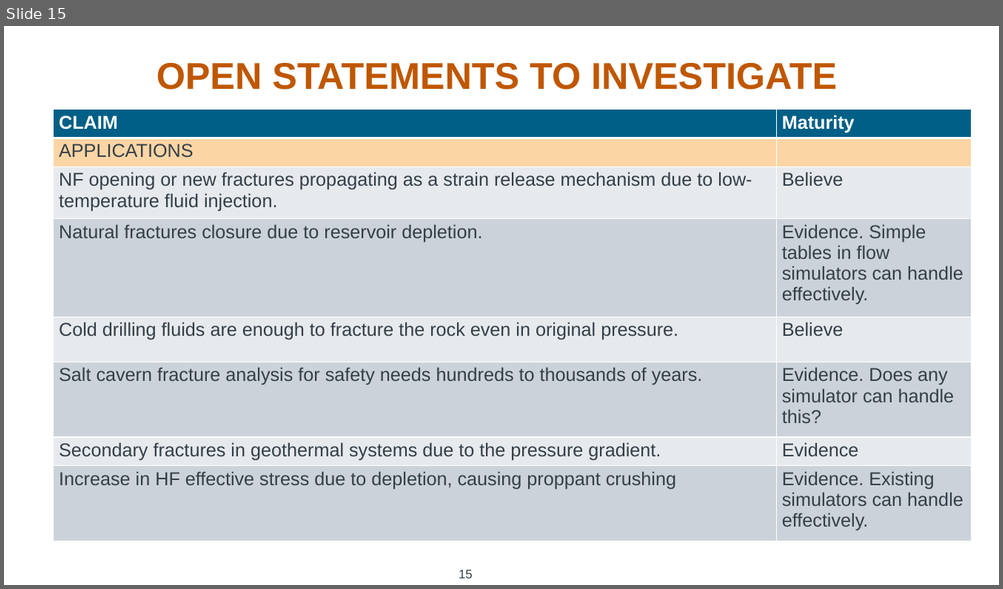
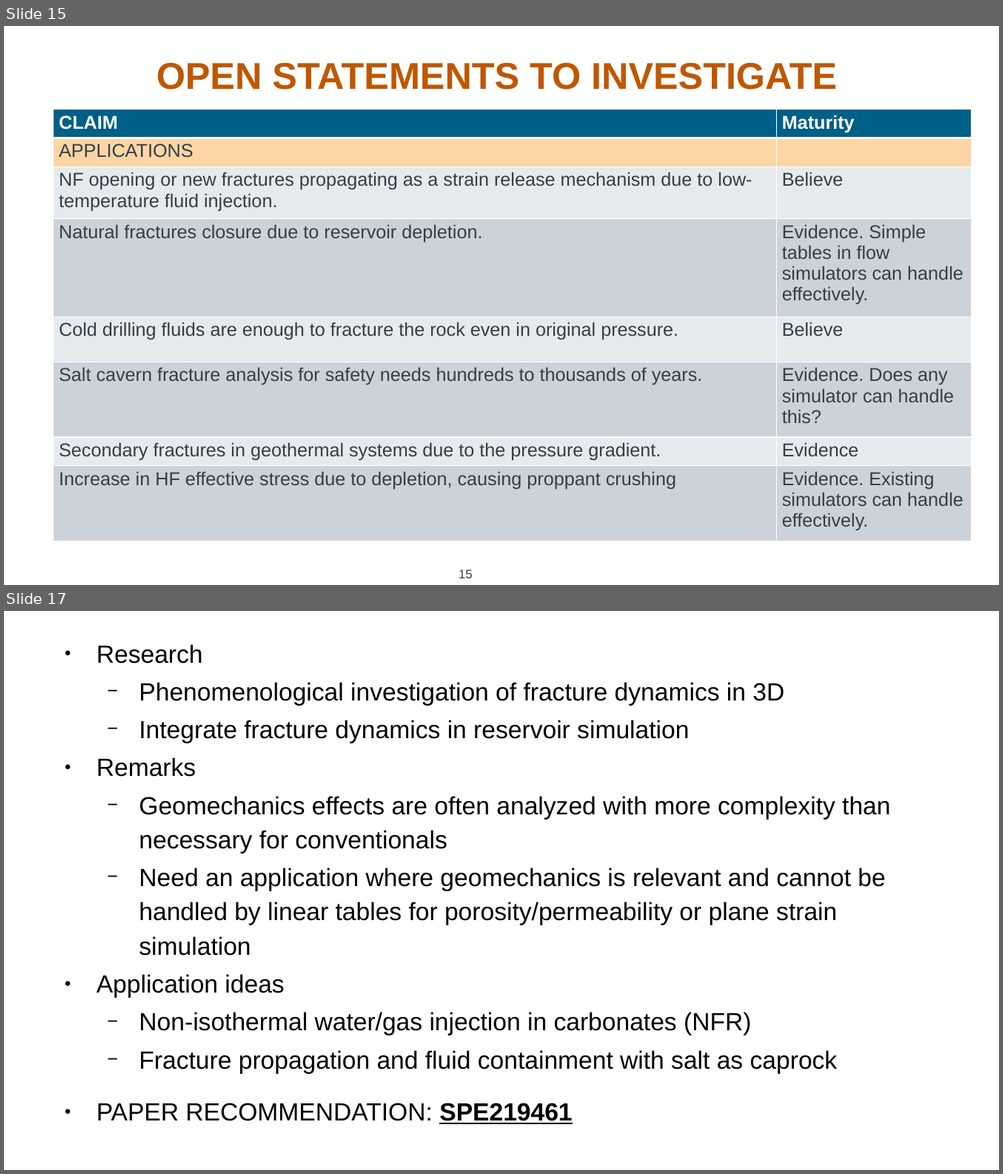
Before and after one commit to rebpoli/Doutorado, a slide deck: Research/Meeting/2024-05-03 - Lee Chin Visit/2024-05-07-Dynamic fracture - discussion with Lee Chin.pptx. Shown one above the other, each under a label of ours: slide 15 before the commit, slides 15 and 17 after it; the slides between them are not shown. The pictures are 1003x589 and 1003x1174 pixels, drawn with LibreOffice and Linux fonts; fonts in the diff are those of the drawing; background and template pictures are left out. Boxes give left, top, right and bottom in pixels: in the first picture for what was removed or moved away, otherwise in the second. Text is boxed around its words. In the diff, an @@ line names an element or a change of style, - is before the commit and + after.

```diff
--- a/Research/Meeting/2024-05-03 - Lee Chin Visit/2024-05-07-Dynamic fracture - discussion with Lee Chin.pptx
+++ b/Research/Meeting/2024-05-03 - Lee Chin Visit/2024-05-07-Dynamic fracture - discussion with Lee Chin.pptx
@@ slide 17 added at [4,611,999,1170], background #FFFFFF @@
@@ text added at [96,644,890,1125], 24 pt, text #000000 @@
+● Research
+  − Phenomenological investigation of fracture dynamics in 3D
+  − Integrate fracture dynamics in reservoir simulation
+● Remarks
+  − Geomechanics effects are often analyzed with more complexity than necessary for conventionals
+  − Need an application where geomechanics is relevant and cannot be handled by linear tables for porosity/permeability or plane strain simulation
+● Application ideas
+  − Non-isothermal water/gas injection in carbonates (NFR)
+  − Fracture propagation and fluid containment with salt as caprock
+● PAPER RECOMMENDATION: SPE219461
```
Also in this commit, not shown: 10 other slides added.
